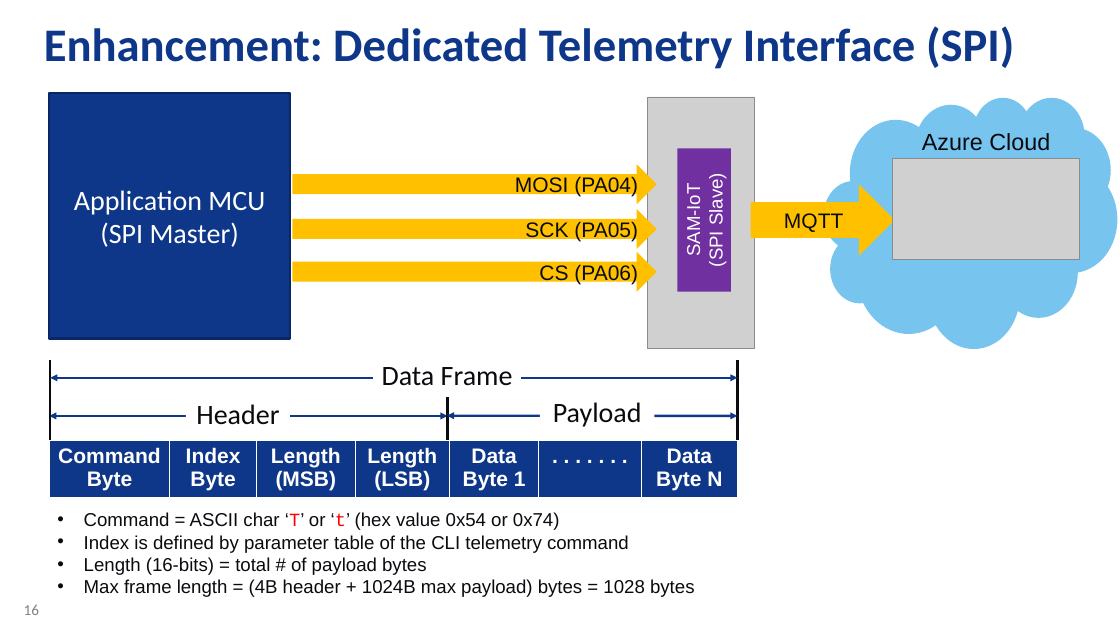
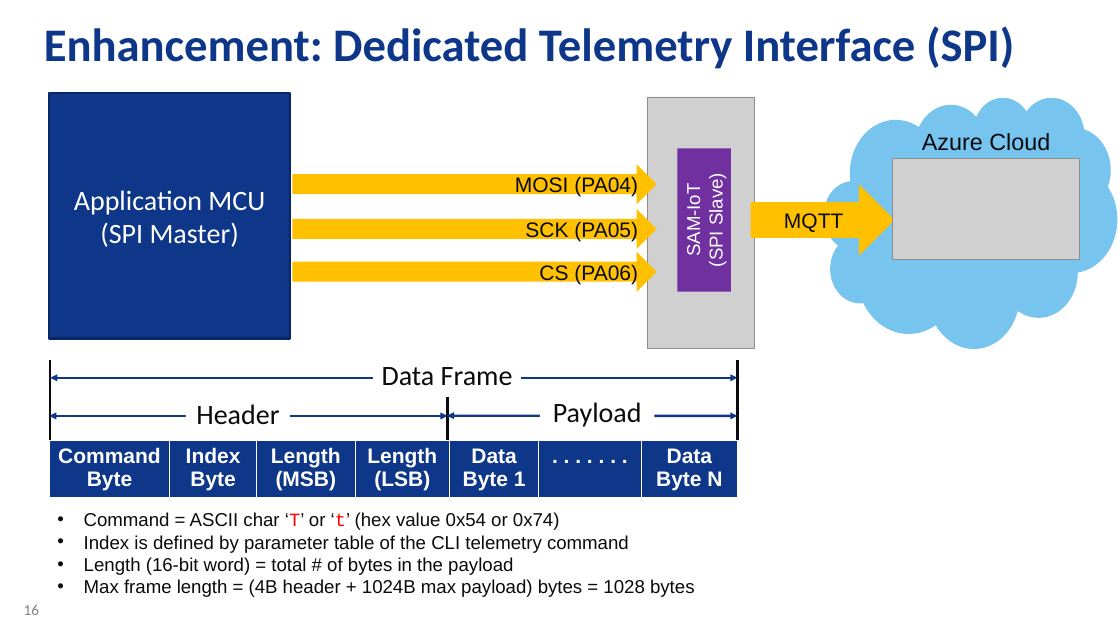
Before and after one commit to danewalton/Microchip-SAM-IoT-Wx, a slide deck: slide 16 of AO-Smith-MSFT-MCHP-r6.pptx. Drawn at 1120x630 pixels with LibreOffice and Linux fonts; fonts in the diff are those of the drawing; grey boxes stand for pictures; background and template pictures are left out. Boxes give left, top, right and bottom in pixels: in the first picture for what was removed or moved away, otherwise in the second. Text is boxed around its words. In the diff, an @@ line names an element or a change of style, - is before the commit and + after.

```diff
--- a/AO-Smith-MSFT-MCHP-r6.pptx
+++ b/AO-Smith-MSFT-MCHP-r6.pptx
@@ text at bbox=[84, 557, 513, 575]: text changed @@
-• Length (16-bits) = total # of payload bytes
+• Length (16-bit word) = total # of bytes in the payload
```
Also in this commit, not shown: 1 other slide changed, 1 other file.
